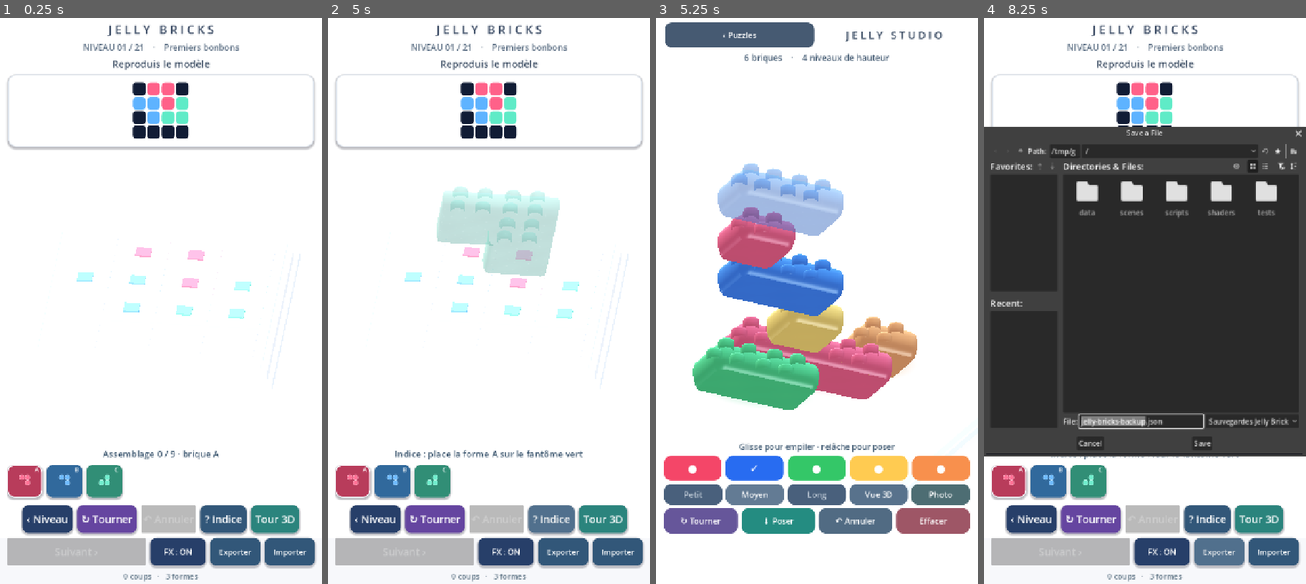
Above: before the commit, frames 1-4 (left to right).
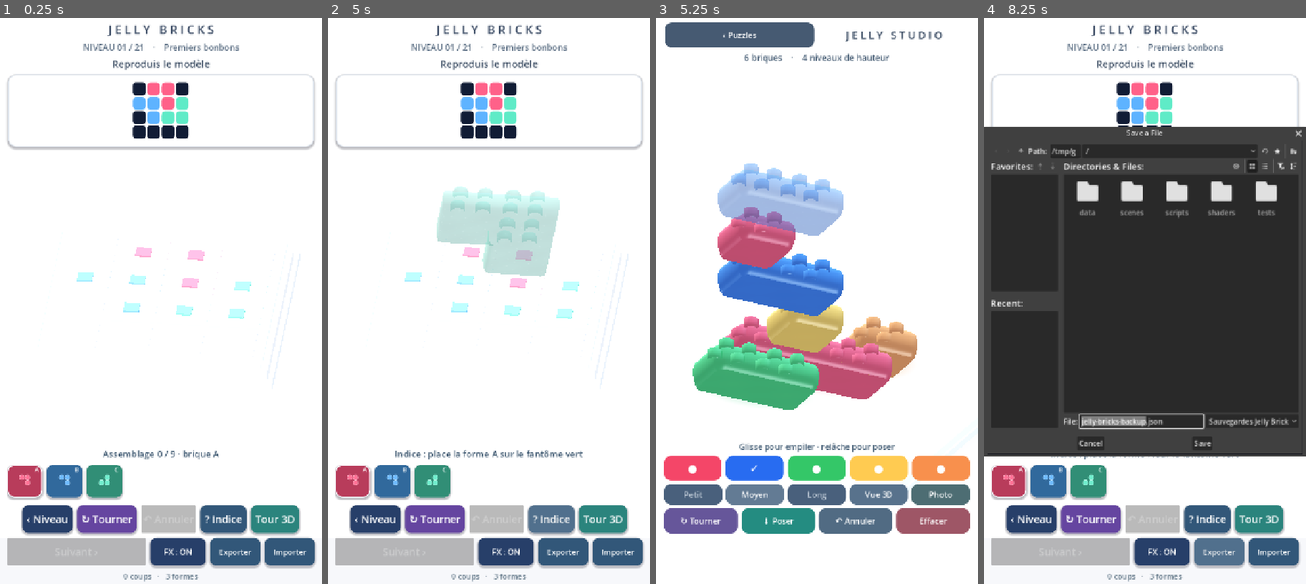
Above: after the commit, the same moments.

Repository: dbrckk/Jelly-bricks
Game: Godot game, scene res://scenes/main.tscn
Two runs of this game, one before a commit and one after it. Both use one fixed random seed, a clock stepped at 60 frames per second and the inputs below.
Inputs (mouse positions are in pixels of both pictures, inside the frame that each line leads up to):
- Up to frame 1 (0.25 s): no input
- Up to frame 2 (5 s): click (353, 482) at 0.52 s; click (392, 482) at 1.27 s; click (431, 482) at 2.02 s; click "‹ Niveau" at 2.75 s; click "↻ Tourner" at 3.5 s; click "? Indice" at 4.25 s
- Up to frame 3 (5.25 s): click "Tour 3D" at 5 s
- Up to frame 4 (8.25 s): click "‹ Puzzles" at 5.75 s; click "FX : ON" at 6.5 s; click "FX : OFF" at 7.25 s; click "Exporter" at 8 s

Frames 1-2 are identical in both runs. In frame 3, 0.2% of the frame differs, in the area x 15-77%, y 25-63%; in frame 4, 0.5%, in the area x 0-98%, y 22-78%.

Commit message:
render(native): reference-matched flat Jelly studs and compact cinematic gallery UI
* render(native): build flat-topped crisp cylindrical studio studs independent of puzzle studs

* render(native): reuse flat-top stud mesh in stacked studio MultiMesh without altering authored puzzles

* test(godot): assert flat stud cap shoulder contact height and GPU share without puzzle regression

* test(render): verify new molded tenons share one mesh and real OpenGL stud positions

* build(android): Jelly Bricks 0.9.31 accurate flat-topped studio tenons

* docs(native): reference-matched studio studs, mesh sharing and Android regression coverage

* fix(godot): avoid conflicting test-scope stud_vertices declaration in headless validator

* fix(godot): isolate new molded-stud regression variables from existing scene validator scope

* ux(android): compact Gallery Pause control instead of oversized screenshot-obscuring button

* test(ui): block full-width Gallery Pause button regression on portrait Android

Diff:
--- a/native-godot/scripts/gel_mesh.gd
+++ b/native-godot/scripts/gel_mesh.gd
@@ -186,6 +186,67 @@
     return st.commit()
 
 
+## The reference studio's studs are low, flat-topped rounded cylinders,
+## not swollen domes. Their top remains at .798: upper bricks still sit
+## precisely on the stud tops without changing deterministic STEP (.74).
+## Keep build_stud() unchanged for the original 21 puzzle levels.
+const STUDIO_STUD_RADIUS := 0.136
+const STUDIO_STUD_TOP := 0.798
+const STUDIO_STUD_BASE := 0.592
+
+static func build_studio_stud() -> ArrayMesh:
+    var st := SurfaceTool.new()
+    st.begin(Mesh.PRIMITIVE_TRIANGLES)
+    # Short polished lip -> cylindrical upright wall -> soft base fillet.
+    # The original stud had a 0.044-high rounded dome between its first
+    # and widest ring; the studio lip now drops only 0.015.
+    var radii := [0.106, 0.119, STUDIO_STUD_RADIUS,
+        STUDIO_STUD_RADIUS, 0.129, 0.119]
+    var heights := [0.796, 0.794, 0.781,
+        0.657, 0.611, STUDIO_STUD_BASE]
+    var normals_y := [0.99, 0.85, 0.40, 0.0, -0.36, -0.75]
+    var segments := 16
+    for band in range(radii.size() - 1):
+        for segment in range(segments):
+            var a0: float = TAU * float(segment) / float(segments)
+            var a1: float = TAU * float(segment + 1) / float(segments)
+            var pa := Vector3(cos(a0) * radii[band], heights[band],
+                sin(a0) * radii[band])
+            var pb := Vector3(cos(a1) * radii[band], heights[band],
+                sin(a1) * radii[band])
+            var pc := Vector3(cos(a1) * radii[band + 1],
+                heights[band + 1], sin(a1) * radii[band + 1])
+            var pd := Vector3(cos(a0) * radii[band + 1],
+                heights[band + 1], sin(a0) * radii[band + 1])
+            var side0: float = sqrt(maxf(0.0,
+                1.0 - normals_y[band] * normals_y[band]))
+            var side1: float = sqrt(maxf(0.0,
+                1.0 - normals_y[band + 1] * normals_y[band + 1]))
+            var na := Vector3(cos(a0) * side0, normals_y[band],
+                sin(a0) * side0)
+            var nb := Vector3(cos(a1) * side0, normals_y[band],
+                sin(a1) * side0)
+            var nc := Vector3(cos(a1) * side1, normals_y[band + 1],
+                sin(a1) * side1)
+            var nd := Vector3(cos(a0) * side1, normals_y[band + 1],
+                sin(a0) * side1)
+            _quad(st, pa, pb, pc, pd, na, nb, nc, nd)
+    # A practically flat, uninterrupted disc: the curved collar provides
+    # all of the softness, and cap normals remain exactly upright.
+    for segment in range(segments):
+        var a0: float = TAU * float(segment) / float(segments)
+        var a1: float = TAU * float(segment + 1) / float(segments)
+        var center := Vector3(0, STUDIO_STUD_TOP, 0)
+        var pa := Vector3(cos(a0) * radii[0], heights[0],
+            sin(a0) * radii[0])
+        var pb := Vector3(cos(a1) * radii[0], heights[0],
+            sin(a1) * radii[0])
+        _triangle(st, center, pb, pa,
+            Vector3.UP, Vector3.UP, Vector3.UP)
+    st.index()
+    return st.commit()
+
+
 ## One-piece molded studio brick, distinct from the irregular authored
 ## puzzle polyominoes. A rounded rectangle replaces square per-cell tops:
 ## real convex 3D corner fillets continue through every bevel ring.
--- a/native-godot/scripts/stack_mode.gd
+++ b/native-godot/scripts/stack_mode.gd
@@ -28,6 +28,9 @@
 var preview_signature: String = ""
 var preview_target: Vector3
 var brick_nodes: Array[Node3D] = []
+# Single shared authored stud mesh; all 32 studio bricks still use
+# MultiMesh batching rather than allocating individual cylinders.
+var studio_stud_mesh: ArrayMesh
 var motion_tweens: Array[Tween] = []
 var contact_material: ShaderMaterial
 var caustic_batch: MultiMeshInstance3D
@@ -100,6 +103,7 @@
         preview_node.position = preview_node.position.lerp(preview_target, t)
 
 func _build_scene() -> void:
+    studio_stud_mesh = GEL.build_studio_stud()
     contact_material = ShaderMaterial.new()
     contact_material.shader = preload("res://shaders/contact_shadow.gdshader")
     contact_material.set_shader_parameter("strength", .35)
@@ -338,6 +342,9 @@
     photo_header.add_child(close_gallery)
     photo_pause_button = _make_button("⏸ Pause", Color("#4d6177"))
     photo_pause_button.name = "PauseGallery"
+    # Default Button EXPAND caused a 200px pill in our real portrait QA.
+    # Reserve that width for the actual sculpture instead of photo chrome.
+    photo_pause_button.size_flags_horizontal = Control.SIZE_SHRINK_END
     photo_pause_button.custom_minimum_size = Vector2(116, 46)
     photo_pause_button.add_theme_font_size_override("font_size", 16)
     photo_pause_button.pressed.connect(_toggle_photo_pause)
@@ -616,7 +623,9 @@
 
     var instances := MultiMesh.new()
     instances.transform_format = MultiMesh.TRANSFORM_3D
-    instances.mesh = host.stud_mesh
+    # The 21 puzzle stages still use host.stud_mesh, unchanged. Only the
+    # 3D studio uses shorter flat-topped molded studs.
+    instances.mesh = studio_stud_mesh
     instances.instance_count = cells.size() * 4
     var idx := 0
     for cell in cells:
--- a/native-godot/tests/capture.gd
+++ b/native-godot/tests/capture.gd
@@ -106,6 +106,23 @@
                 quit(1)
                 return false
         print("PASS: Real OpenGL GPU light transmission: 3 pigmented ground instances")
+        # Under the real Mesa OpenGL renderer, make sure the first long
+        # brick draws 12 instances from the new, shared flat-top mesh and
+        # that their starting transforms were actually uploaded to the GPU.
+        var studio_studs: MultiMesh = game.stack_studio.brick_nodes[0].get_node(
+            "GelStuds").multimesh
+        if studio_studs.instance_count != 12 \
+                or studio_studs.mesh != game.stack_studio.studio_stud_mesh \
+                or studio_studs.mesh == game.stud_mesh:
+            push_error("OpenGL QA: no GPU-instanced, flat studio tenons")
+            quit(1)
+            return false
+        var first_stud_pos: Vector3 = studio_studs.get_instance_transform(0).origin
+        if first_stud_pos.distance_to(Vector3(.265, 0, .265)) > .003:
+            push_error("OpenGL QA: first molded stud was not positioned correctly")
+            quit(1)
+            return false
+        print("PASS: Mesa OpenGL studio stud instances share the new flat-cap mesh")
     # Compare the same material in three physical product-camera views.
     if frames != 30 and frames != 65 and frames != 100 \
             and frames != 135 and frames != 145 and frames != 185:
--- a/native-godot/tests/validate.gd
+++ b/native-godot/tests/validate.gd
@@ -101,6 +101,48 @@
         return
     print("TEST: all studio Jelly bars have one crisp soft-bevel molded body")
 
+    # New studio-only tenons must look like the supplied reference:
+    # nearly flat caps and upright sides, not the puzzle's domed nubs.
+    var studio_stud: ArrayMesh = studio.studio_stud_mesh
+    if studio_stud == null or studio_stud.get_surface_count() != 1 \
+            or studio_stud == game.stud_mesh:
+        push_error("Studio has no separate flat-top stud mesh")
+        quit(1)
+        return
+    var flat_mold_bounds: AABB = studio_stud.get_aabb()
+    if absf(flat_mold_bounds.size.x - GEL_MESH.STUDIO_STUD_RADIUS * 2.0) > .002 \
+            or absf(flat_mold_bounds.size.z - GEL_MESH.STUDIO_STUD_RADIUS * 2.0) > .002 \
+            or absf(flat_mold_bounds.position.y - GEL_MESH.STUDIO_STUD_BASE) > .002 \
+            or absf(flat_mold_bounds.end.y - GEL_MESH.STUDIO_STUD_TOP) > .002:
+        push_error("Studio flat stud has incorrect radius or layer contact height")
+        quit(1)
+        return
+    var stud_arrays: Array = studio_stud.surface_get_arrays(0)
+    var flat_stud_vertices: PackedVector3Array = stud_arrays[Mesh.ARRAY_VERTEX]
+    var flat_stud_normals: PackedVector3Array = stud_arrays[Mesh.ARRAY_NORMAL]
+    var stud_cap := false
+    var stud_shoulder := false
+    for vi in range(flat_stud_vertices.size()):
+        var vertex: Vector3 = flat_stud_vertices[vi]
+        if absf(vertex.x) < .001 and absf(vertex.z) < .001 \
+                and absf(vertex.y - GEL_MESH.STUDIO_STUD_TOP) < .001 \
+                and flat_stud_normals[vi].y > .99:
+            stud_cap = true
+        if absf(vertex.y - .781) < .001 \
+                and absf(Vector2(vertex.x, vertex.z).length() \
+                    - GEL_MESH.STUDIO_STUD_RADIUS) < .002:
+            stud_shoulder = true
+    if not stud_cap or not stud_shoulder \
+            or flat_stud_normals.size() != flat_stud_vertices.size():
+        push_error("Studio stud cap is ballooned or missing its crisp shoulder")
+        quit(1)
+        return
+    if game.stud_mesh.get_aabb().size.x <= flat_mold_bounds.size.x:
+        push_error("Legacy puzzle studs were accidentally replaced or reshaped")
+        quit(1)
+        return
+    print("TEST: physically flat studio tenons and unchanged classic puzzle studs")
+
     if studio.brick_nodes.size() != studio.bricks.size() \
             or studio.contact_material == null:
         push_error("Studio bricks or shared contact resources were not built")
@@ -151,6 +193,18 @@
         var soft_studs: MultiMeshInstance3D = studio_node.get_node("GelStuds")
         if soft_studs.material_override != glass_material:
             push_error("Studs no longer share the pigmented glass coating")
+            quit(1)
+            return
+        if soft_studs.multimesh.mesh != studio_stud \
+                or soft_studs.multimesh.instance_count < 4 \
+                or soft_studs.multimesh.instance_count > 12 \
+                or soft_studs.multimesh.instance_count % 4 != 0:
+            push_error("Studio no longer batches the flat tenons as shared GPU instances")
+            quit(1)
+            return
+        var flat_optical_studs: MultiMeshInstance3D = studio_node.get_node("OpticalStuds")
+        if flat_optical_studs.multimesh != soft_studs.multimesh:
+            push_error("Gallery duplicated the flat studio stud buffer")
             quit(1)
             return
         if absf(float(glass_material.get_shader_parameter("gel_spring"))) > .001:
@@ -337,6 +391,11 @@
         return
     if game.camera.transform == before_photo_camera or game.camera.size > 12.0:
         push_error("Photo turntable failed to frame and orbit the stacked sculpture")
+        quit(1)
+        return
+    if studio.photo_pause_button.size_flags_horizontal \
+            != Control.SIZE_SHRINK_END:
+        push_error("Gallery Pause button expanded across the portrait header")
         quit(1)
         return
     studio._toggle_photo_pause()
Not shown, changed: native-godot/export_presets.cfg
Not shown, changed: native-godot/README.md
